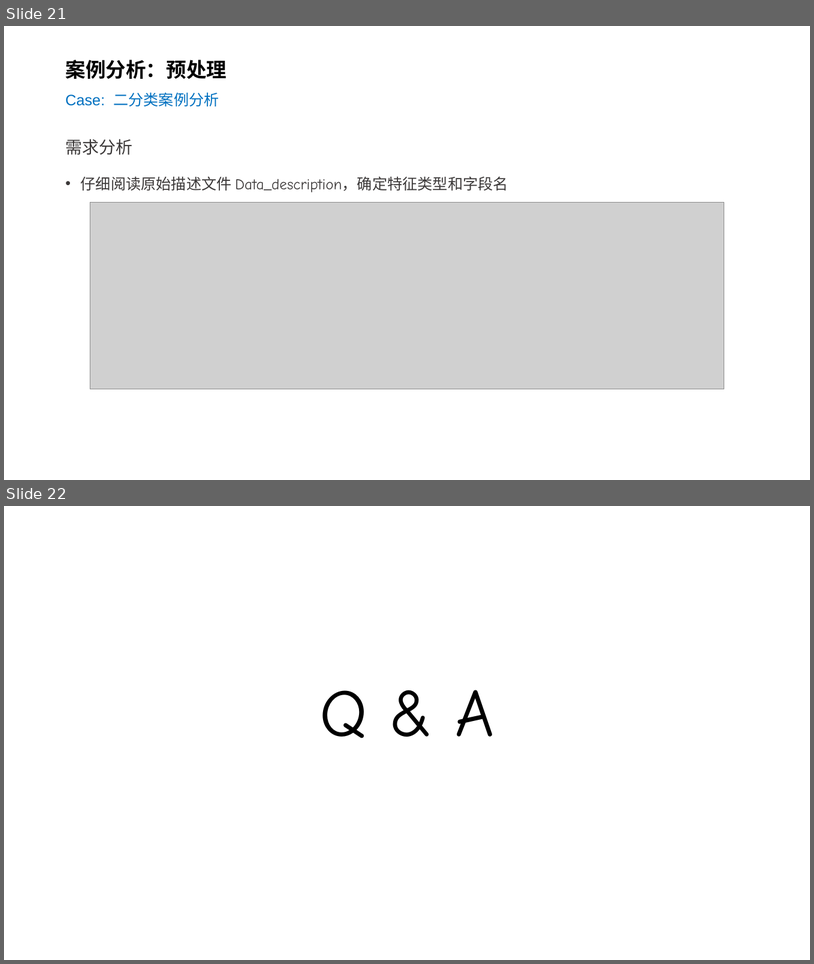
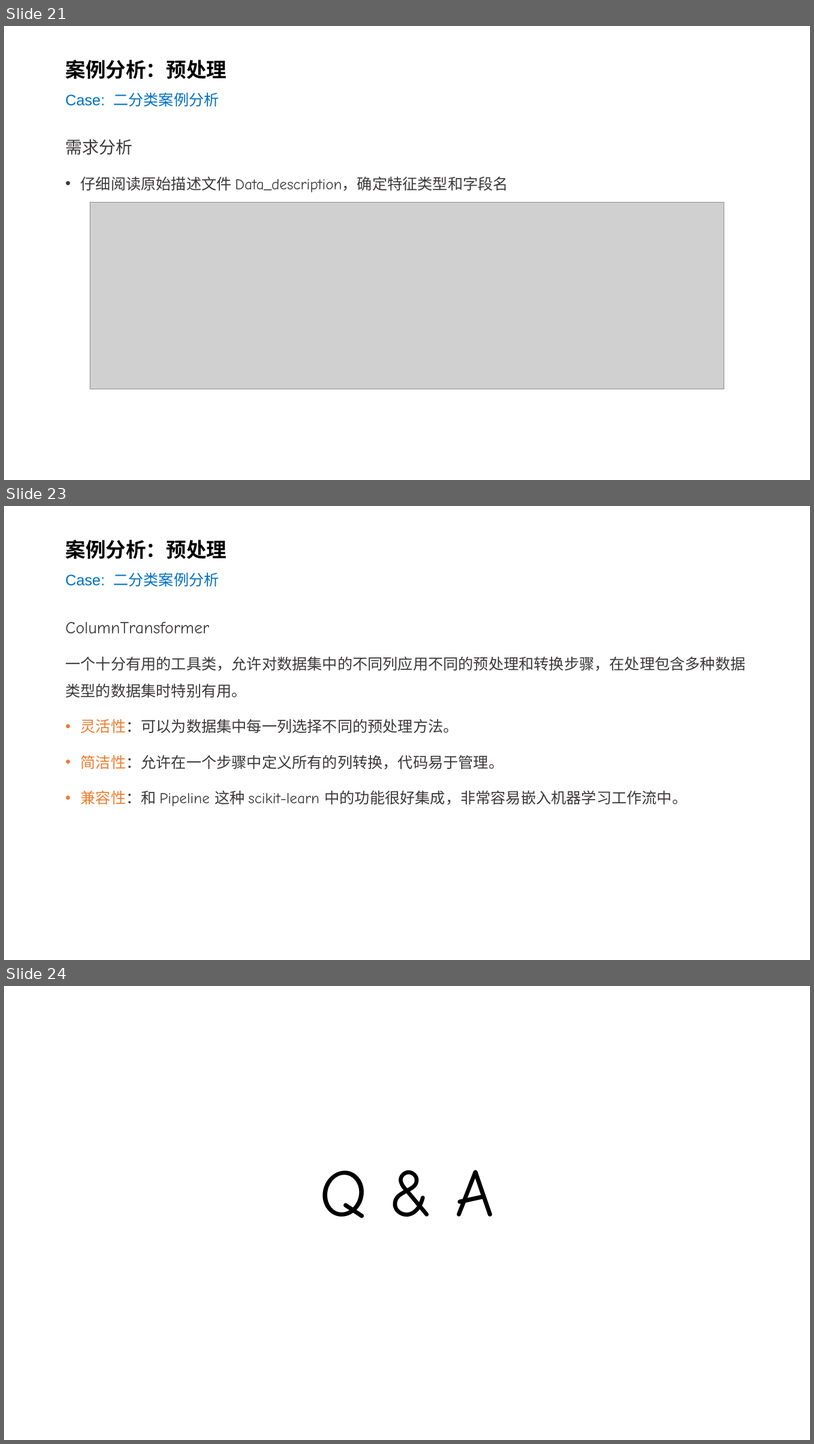
Before and after one commit to silentbalanceyh/cda-exam, a slide deck: ppt/03.二分类-数值输入.pptx. Shown one above the other, each under a label of ours: slides 21 and 22 before the commit, slides 21, 23 and 24 after it; the slides between them are not shown. The pictures are 814x964 and 814x1444 pixels, drawn with LibreOffice and Linux fonts; fonts in the diff are those of the drawing; grey boxes stand for pictures; background and template pictures are left out. Boxes give left, top, right and bottom in pixels: in the first picture for what was removed or moved away, otherwise in the second. Text is boxed around its words. In the diff, an @@ line names an element or a change of style, - is before the commit and + after.

```diff
--- a/ppt/03.二分类-数值输入.pptx
+++ b/ppt/03.二分类-数值输入.pptx
@@ slide 23 added at (4,506,810,960), background #FFFFFF @@
@@ title added at (65,540,227,586), 18 pt, text #0070C0 @@
+案例分析：预处理
+Case: 二分类案例分析
@@ text added at (65,622,746,806), 18 pt, text #3B3838 @@
+ColumnTransformer
+一个十分有用的工具类，允许对数据集中的不同列应用不同的预处理和转换步骤，在处理包含多种数据类型的数据集时特别有用。
+• 灵活性：可以为数据集中每一列选择不同的预处理方法。
+• 简洁性：允许在一个步骤中定义所有的列转换，代码易于管理。
+• 兼容性：和 Pipeline 这种 scikit-learn 中的功能很好集成，非常容易嵌入机器学习工作流中。
@@ what was slide 22 is now slide 24 @@
```
Also in this commit, not shown: 1 other slide added, 5 other files.
